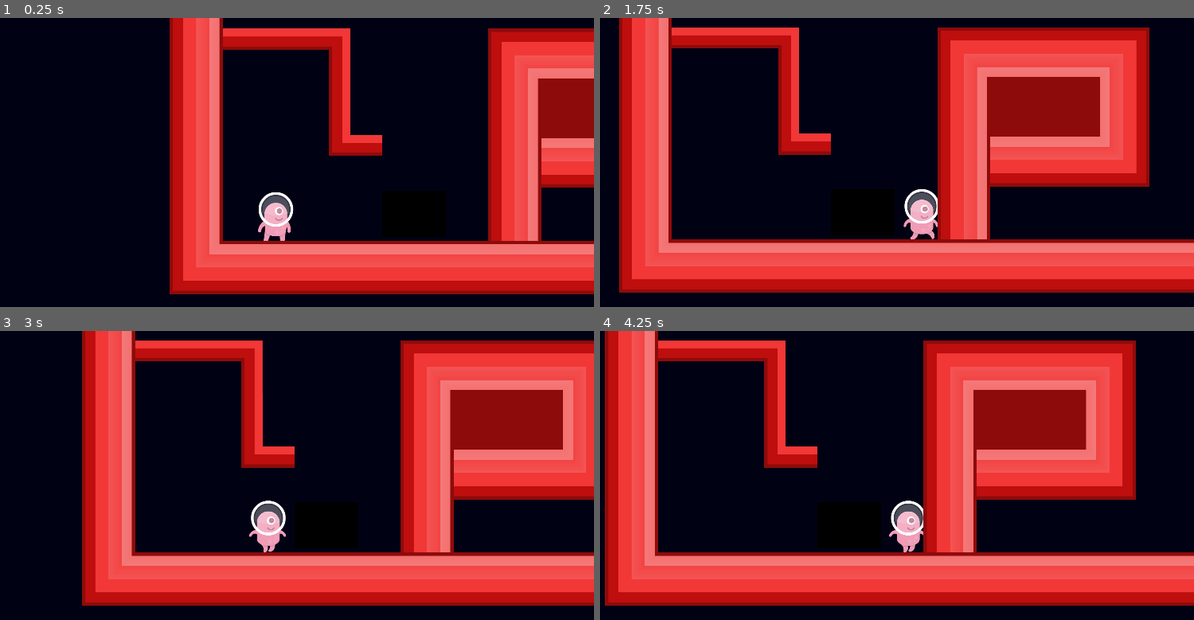
Above: before the commit, frames 1-4 (two rows, left to right).
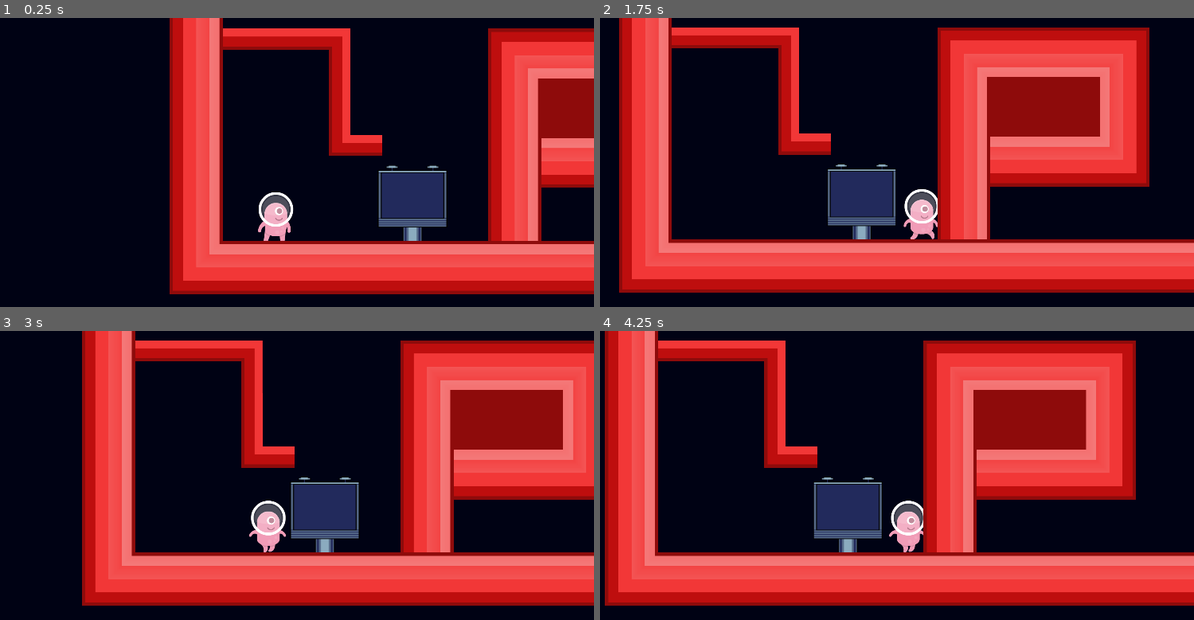
Above: after the commit, the same moments.

Repository: GROSS-Jeremy-2124027/SAE-Serious-game
Game: Godot game, scene res://level1.tscn
The game is run twice, just before and just after one commit, with the same random seed, the same clock (stepped at 60 frames per second) and the same inputs.
Inputs:
- Up to frame 1 (0.25 s): no input
- Up to frame 2 (1.75 s): hold Right (ui_right) from 0.53 s (still down); tap Space (ui_select) at 0.6, 0.77, 1.07, 1.35, 1.52 s
- Up to frame 3 (3 s): tap Space (ui_select) at 1.82, 2.1, 2.85 s; release Right (ui_right) at 2.03 s; hold Left (ui_left) 2.03-2.78 s; hold Right (ui_right) from 2.78 s (still down)
- Up to frame 4 (4.25 s): keep holding Right (ui_right); tap Space (ui_select) at 3.02, 3.32, 3.6, 3.77, 4.07 s

The runs differ from the first frame. In frame 1, 2.3% of the frame differs, in the area x 63-76%, y 50-78%; in frame 2, 2.3%; in frame 3, 2.4%, in the area x 48-61%, y 50-77%; in frame 4, 2.3%.

Commit message:
ajout pc et fonctionnalité pour hide/show object dans le projet godot

Diff:
--- a/godot-game/KinematicBody2D.gd
+++ b/godot-game/KinematicBody2D.gd
@@ -103,7 +103,9 @@
 			velocity = move_and_slide(velocity, Vector2.UP)
 		States.PC:
 			$Sprite.play("Watch")
+			get_parent().get_node("PC/PCsprite").set("visible", false)
 			if (Input.is_action_just_pressed("ui_select")):
+				get_parent().get_node("PC/PCsprite").set("visible", true)
 				state = States.FLOOR
 
 func should_climb_ladder() -> bool:
--- a/godot-game/level1.tscn
+++ b/godot-game/level1.tscn
@@ -5,6 +5,7 @@
 [ext_resource path="res://tileset laders.tres" type="TileSet" id=3]
 [ext_resource path="res://ASSETS/texture blocks/continue.png" type="Texture" id=4]
 [ext_resource path="res://ASSETS/texture blocks/piliergauche.png" type="Texture" id=5]
+[ext_resource path="res://ASSETS/Billboard and Advertising/2 Billboard/64x64_2.png" type="Texture" id=6]
 [ext_resource path="res://ASSETS/texture blocks/background.png" type="Texture" id=9]
 [ext_resource path="res://ASSETS/texture blocks/continue_top.png" type="Texture" id=14]
 [ext_resource path="res://ASSETS/texture blocks/coin_interieur1.png" type="Texture" id=17]
@@ -15,8 +16,6 @@
 
 [sub_resource type="RectangleShape2D" id=43]
 extents = Vector2( 96, 68 )
-
-[sub_resource type="GradientTexture2D" id=44]
 
 [sub_resource type="ConvexPolygonShape2D" id=41]
 points = PoolVector2Array( 64, 64, 0, 64, 0, 0, 64, 0 )
@@ -368,20 +367,21 @@
 texture = ExtResource( 9 )
 
 [node name="PC" type="StaticBody2D" parent="."]
+position = Vector2( -4, -32 )
 collision_layer = 8
 collision_mask = 0
 __meta__ = {
 "_edit_group_": true
 }
 
-[node name="CollisionShape2D" type="CollisionShape2D" parent="PC"]
+[node name="PCshape" type="CollisionShape2D" parent="PC"]
 position = Vector2( 1056, 76 )
 shape = SubResource( 43 )
 
-[node name="Sprite" type="Sprite" parent="PC"]
+[node name="PCsprite" type="Sprite" parent="PC"]
 position = Vector2( 1056, 78 )
 scale = Vector2( 3, 2.1875 )
-texture = SubResource( 44 )
+texture = ExtResource( 6 )
 
 [node name="Ladder" type="TileMap" parent="."]
 position = Vector2( 0, -32 )
Binary file added: godot-game/ASSETS/Billboard and Advertising/1 Ad/128x64/1.png
Not shown, added: godot-game/ASSETS/Billboard and Advertising/1 Ad/128x64/1.png.import
Binary file added: godot-game/ASSETS/Billboard and Advertising/1 Ad/128x64/10.png
Not shown, added: godot-game/ASSETS/Billboard and Advertising/1 Ad/128x64/10.png.import
Binary file added: godot-game/ASSETS/Billboard and Advertising/1 Ad/128x64/11.png
Not shown, added: godot-game/ASSETS/Billboard and Advertising/1 Ad/128x64/11.png.import
Binary file added: godot-game/ASSETS/Billboard and Advertising/1 Ad/128x64/12.png
Not shown, added: godot-game/ASSETS/Billboard and Advertising/1 Ad/128x64/12.png.import
Binary file added: godot-game/ASSETS/Billboard and Advertising/1 Ad/128x64/13.png
Not shown, added: godot-game/ASSETS/Billboard and Advertising/1 Ad/128x64/13.png.import
Binary file added: godot-game/ASSETS/Billboard and Advertising/1 Ad/128x64/14.png
Not shown, added: godot-game/ASSETS/Billboard and Advertising/1 Ad/128x64/14.png.import
(and 100 more such lines)
